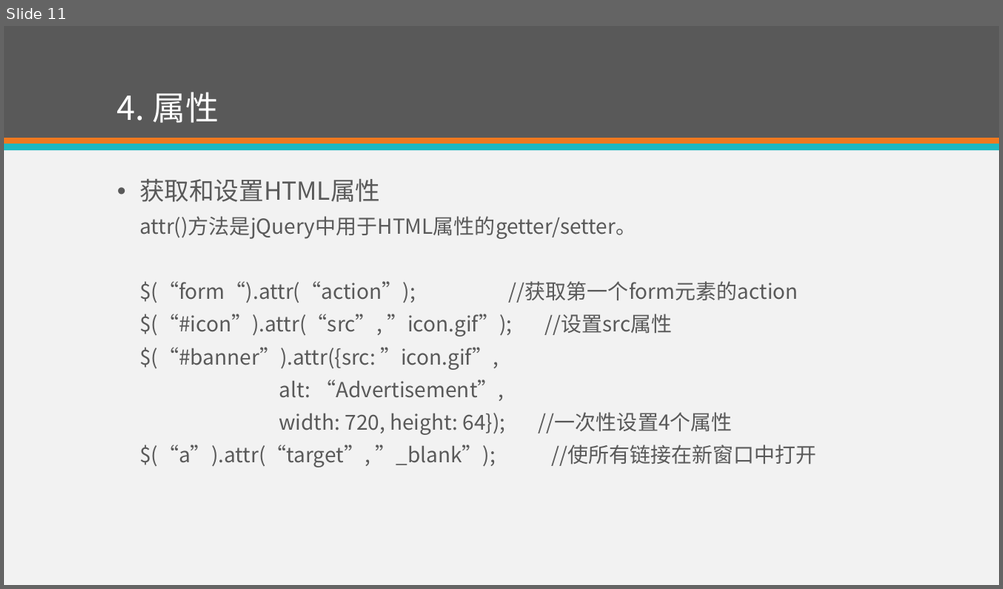
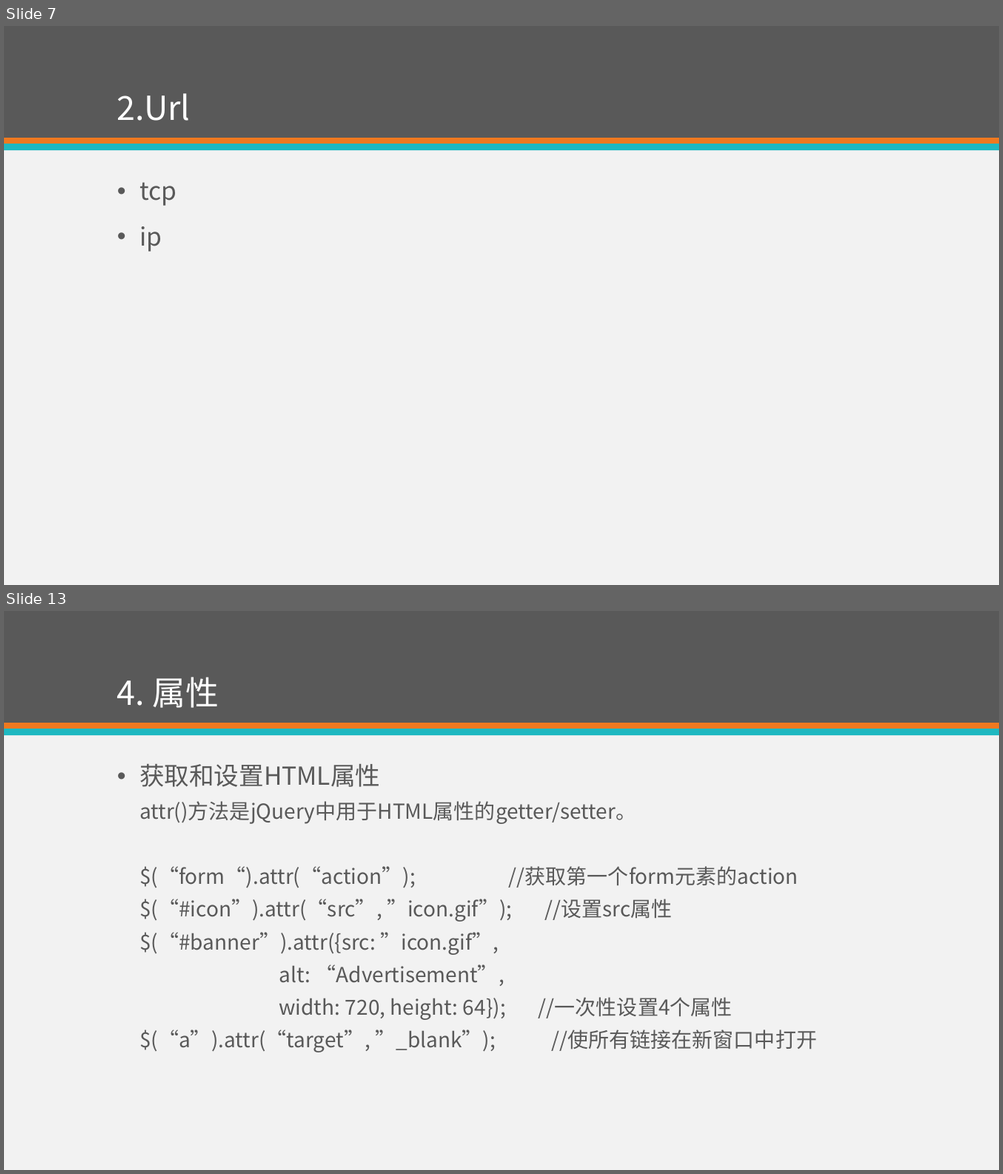
Before and after one commit to eventao/courseware, a slide deck: ppt/http.pptx. Shown one above the other, each under a label of ours: slide 11 before the commit, slides 7 and 13 after it; the slides between them are not shown. The pictures are 1003x589 and 1003x1174 pixels, drawn with LibreOffice and Linux fonts; fonts in the diff are those of the drawing. Boxes give left, top, right and bottom in pixels: in the first picture for what was removed or moved away, otherwise in the second. Text is boxed around its words. In the diff, an @@ line names an element or a change of style, - is before the commit and + after.

```diff
--- a/ppt/http.pptx
+++ b/ppt/http.pptx
@@ slide 7 added at box(4, 26, 999, 585), background #F2F2F2; not listed: 3 template elements that a slide beside it also shows @@
@@ title added at box(117, 93, 190, 121), 32 pt, text #FFFFFF @@
+2.Url
@@ text added at box(139, 182, 176, 252), 24 pt, text #595959 @@
+• tcp
+• ip
@@ what was slide 11 is now slide 13 @@
```
Also in this commit, not shown: 3 slides changed, 8 other slides added, 7 slides removed.
